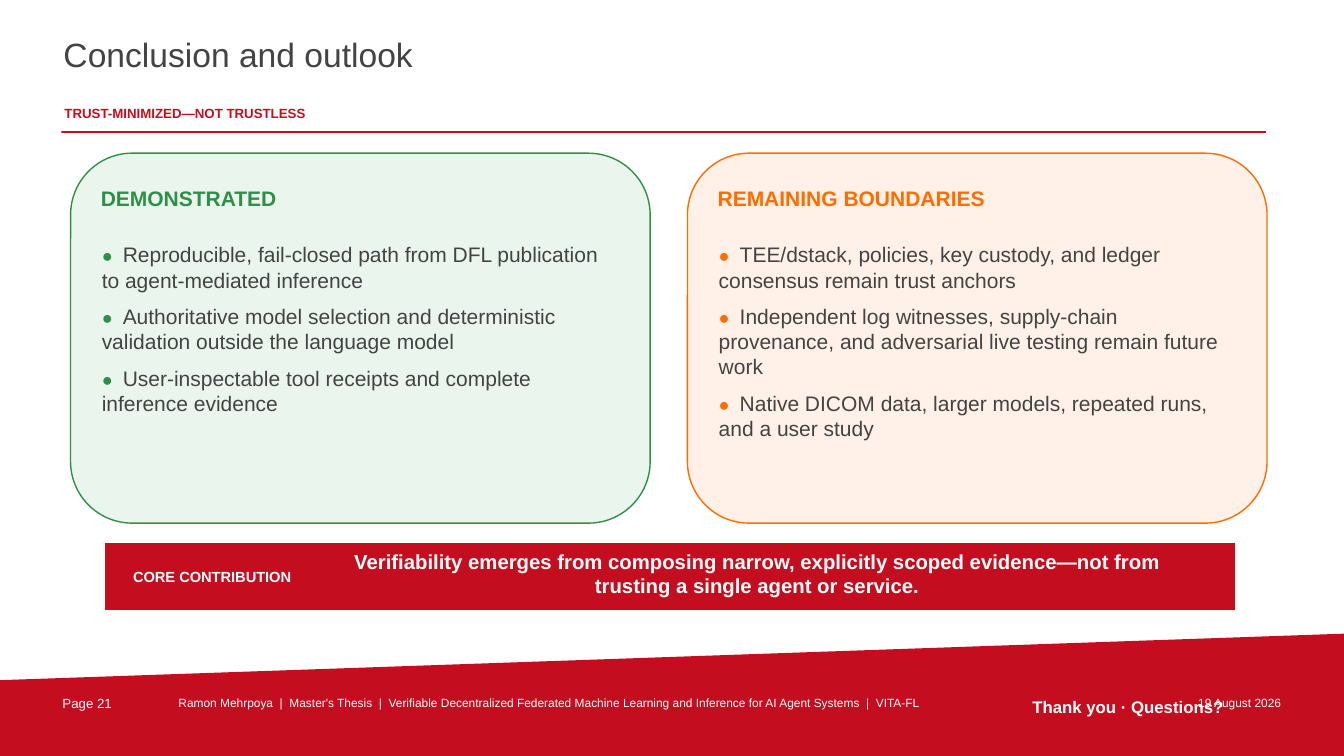
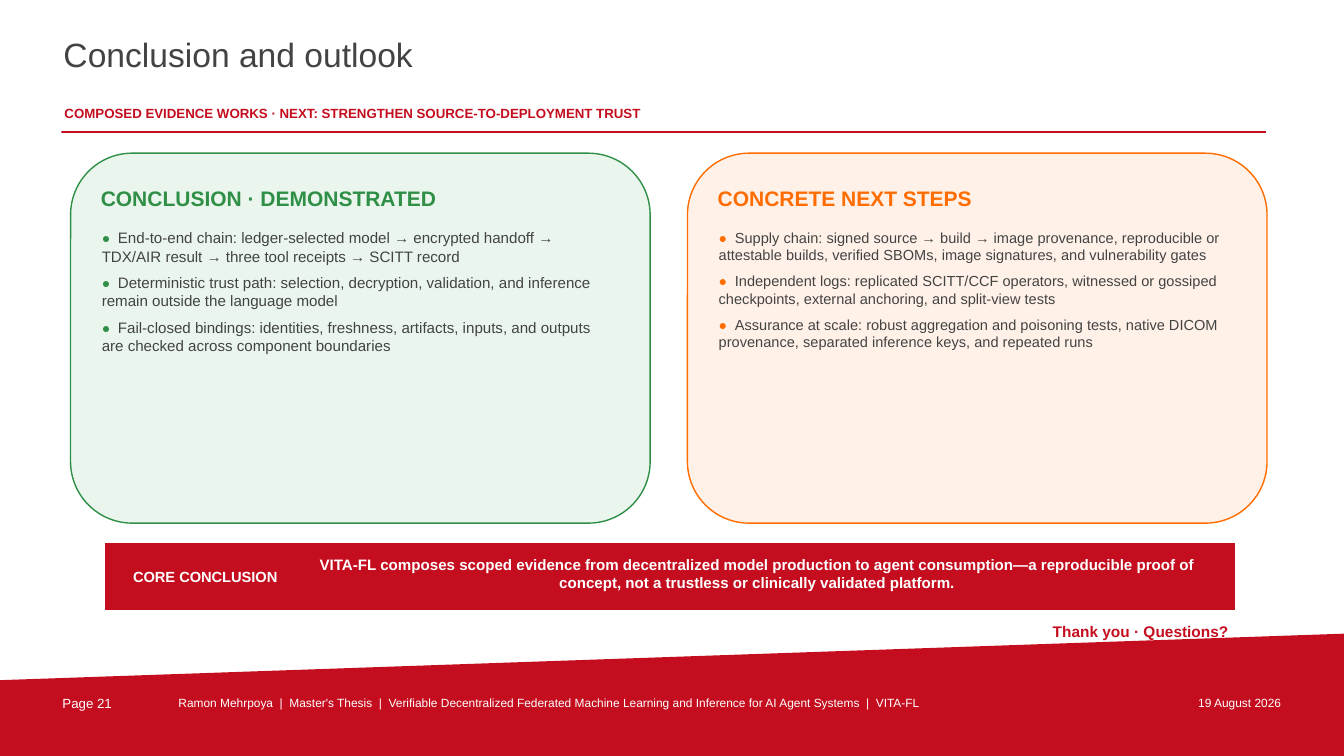
Before and after one commit to uZhW8Rgl/presentation, a slide deck: slide 21 of VITA-FL_Thesis_Presentation_TU_Berlin.pptx. Drawn at 1344x756 pixels with LibreOffice and Linux fonts; fonts in the diff are those of the drawing; background and template pictures are left out. Boxes give left, top, right and bottom in pixels: in the first picture for what was removed or moved away, otherwise in the second. Text is boxed around its words. In the diff, an @@ line names an element or a change of style, - is before the commit and + after.

```diff
--- a/VITA-FL_Thesis_Presentation_TU_Berlin.pptx
+++ b/VITA-FL_Thesis_Presentation_TU_Berlin.pptx
@@ text at (64,108,640,118): text changed @@
-TRUST-MINIMIZED—NOT TRUSTLESS
+COMPOSED EVIDENCE WORKS · NEXT: STRENGTHEN SOURCE-TO-DEPLOYMENT TRUST
@@ text at (101,191,436,206): text changed @@
-DEMONSTRATED
+CONCLUSION · DEMONSTRATED
@@ text at (718,191,972,207): text changed @@
-REMAINING BOUNDARIES
+CONCRETE NEXT STEPS
@@ text added at (102,232,591,354), 10.8 pt, text #434343 @@
+● End-to-end chain: ledger-selected model → encrypted handoff → TDX/AIR result → three tool receipts → SCITT record
+● Deterministic trust path: selection, decryption, validation, and inference remain outside the language model
+● Fail-closed bindings: identities, freshness, artifacts, inputs, and outputs are checked across component boundaries
@@ text added at (719,232,1219,350), 10.4 pt, text #434343 @@
+● Supply chain: signed source → build → image provenance, reproducible or attestable builds, verified SBOMs, image signatures, and vulnerability gates
+● Independent logs: replicated SCITT/CCF operators, witnessed or gossiped checkpoints, external anchoring, and split-view tests
+● Assurance at scale: robust aggregation and poisoning tests, native DICOM provenance, separated inference keys, and repeated runs
@@ text removed at (102,247,597,411) @@
-● Reproducible, fail-closed path from DFL publication to agent-mediated inference
-● Authoritative model selection and deterministic validation outside the language model
-● User-inspectable tool receipts and complete inference evidence
@@ text removed at (719,246,1218,440) @@
-● TEE/dstack, policies, key custody, and ledger consensus remain trust anchors
-● Independent log witnesses, supply-chain provenance, and adversarial live testing remain future work
-● Native DICOM data, larger models, repeated runs, and a user study
@@ text at (320,559,1193,591): text changed; size 14.5 to 10.8 pt @@
-Verifiability emerges from composing narrow, explicitly scoped evidence—not from trusting a single agent or service.
+VITA-FL composes scoped evidence from decentralized model production to agent consumption—a reproducible proof of concept, not a trustless or clinically validated platform.
@@ text at (133,571,277,582): text changed @@
-CORE CONTRIBUTION
+CORE CONCLUSION
@@ text "Thank you · Questions?": place and size @@
-text "Thank you · Questions?" at (1032,699,1223,717)
+text "Thank you · Questions?" at (1053,626,1228,640)
@@ text "Thank you · Questions?" at (1053,626,1228,640): size 12 to 11 pt, text colour #FFFFFF to #C40D1E @@
```
Also in this commit, not shown: 1 other slide changed, 42 other files.
